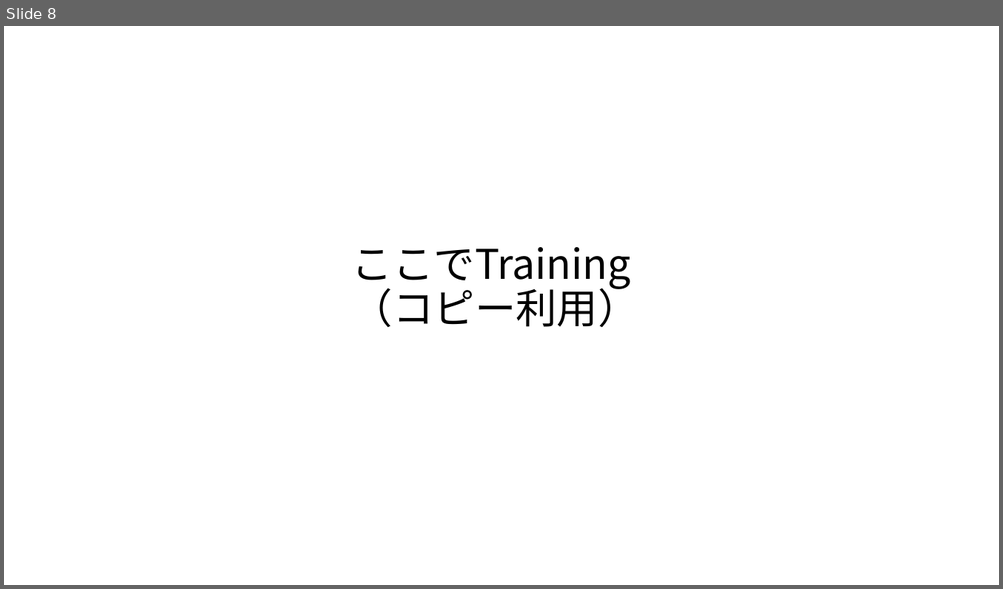
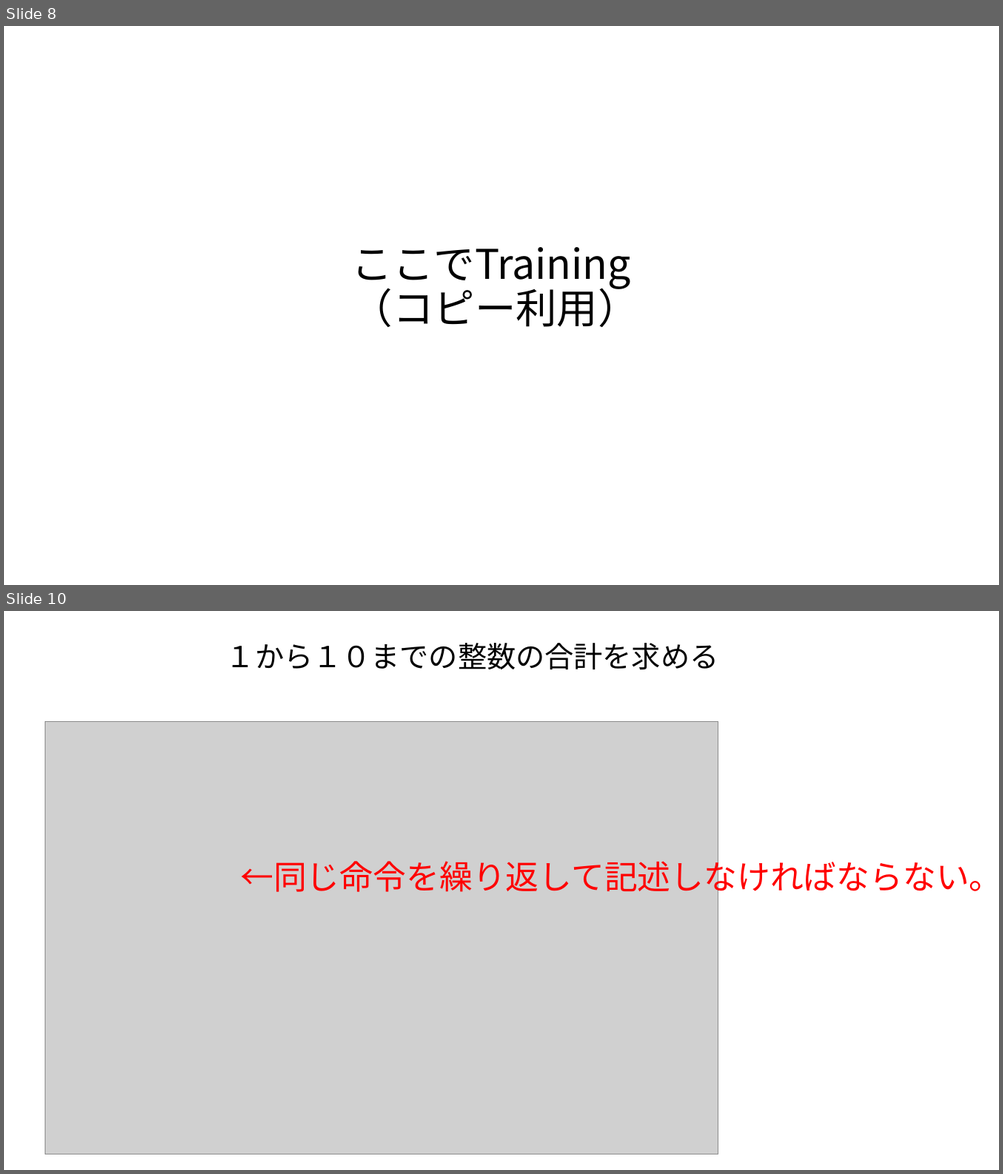
Before and after one commit to masakage/algorithm, a slide deck: docs/第4回繰り返し処理.pptx. Shown one above the other, each under a label of ours: slide 8 before the commit, slides 8 and 10 after it; the slides between them are not shown. The pictures are 1003x589 and 1003x1174 pixels, drawn with LibreOffice and Linux fonts; fonts in the diff are those of the drawing; grey boxes stand for pictures. Boxes give left, top, right and bottom in pixels: in the first picture for what was removed or moved away, otherwise in the second. Text is boxed around its words. In the diff, an @@ line names an element or a change of style, - is before the commit and + after.

```diff
--- a/docs/第4回繰り返し処理.pptx
+++ b/docs/第4回繰り返し処理.pptx
@@ slide 10 added at <box>4,611,999,1170</box>, background #FFFFFF @@
@@ text added at <box>226,643,718,670</box>, 28 pt, text #000000 @@
+１から１０までの整数の合計を求める
@@ picture added at <box>45,721,718,1154</box> @@
@@ text added at <box>240,856,999,898</box>, 32 pt, text #FF0000 @@
+←同じ命令を繰り返して記述しなければならない。
```
Also in this commit, not shown: 2 slides changed, 6 other slides added, 4 other files.
